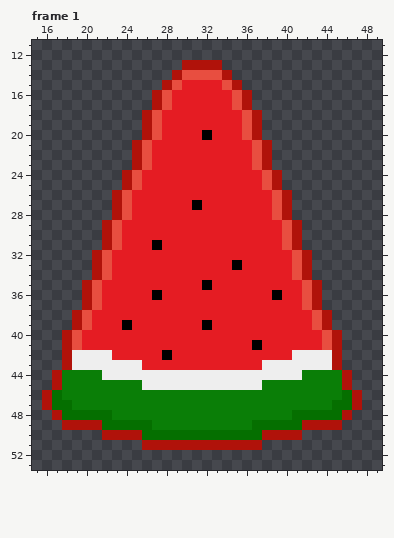
Pixel-art file: Assets/Arts/Enemies/Boss/FruitKing/WaterMelonPieceExplode.aseprite. Above, as it was before the edit.
64x64 pixels, 6 frames. Shown: frame 1: x 15..49, y 11..53. The commit also changed other frames, which this record leaves out.
The result:
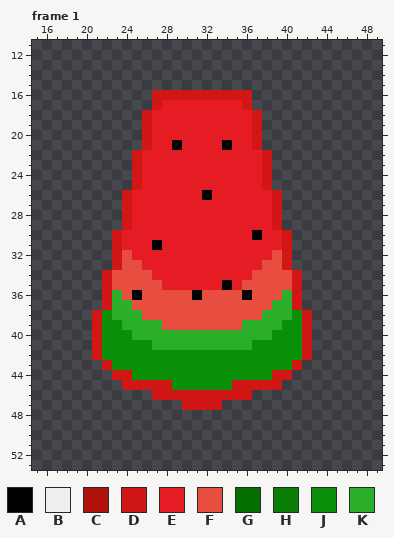
Palette (. is transparent): A #000000  B #eeeeee  C #b0120a  D #d01716  E #e51c23  F #e84e40  G #056f00  H #0a7e07  J #0a8f08  K #2baf2b
The exact change:
Changed rows in their new state; - is an unchanged pixel.
Frame 1:
first column x 16:
13 --------------....--------------
14 -------------......-------------
15 ------------........------------
16 -----------DDDDDDDDDD-----------
17 -----------DE------ED-----------
18 ----------DE--------ED----------
19 ----------DE--------ED----------
20 ----------DE----E---ED----------
21 ---------.D--A----A--D.---------
22 ---------DE----------ED---------
23 ---------DE----------ED---------
24 --------.D------------D.--------
25 --------.D------------D.--------
26 -------.D-------A------D.-------
27 -------.D------E-------D.-------
28 -------.D--------------D.-------
29 ------..D--------------D..------
30 ------.D-------------A--D.------
31 ------.D----------------D.------
32 -----..DF--------------FD..-----
33 -----..DFF---------E--FFD..-----
34 -----.DFFFF----------FFFFD.-----
35 ----..DFFFFF----E-A-FFFFFD..----
36 ----..DKFAFFFFFAFFFFAFFFKD..----
37 ----..DKKFFFFFFFFFFFFFFKKD..----
38 ---..DJKKKFFFFFFFFFFFFKKKJD..---
39 ---..DJJKKKKFFFFFFFFKKKKJJD..---
40 --...DJJJKKKKKKKKKKKKKKJJJD...--
41 --...DJJJJJKKKKKKKKKKJJJJJD...--
42 --...DJJJJJJJJJJJJJJJJJJJJD...--
43 --....DJJJJJJJJJJJJJJJJJJD....--
44 -......DDJJJJJJJJJJJJJJDD......-
45 -.......DDDDDJJJJJJDDDDD.......-
46 ...........DDDDDDDDDD...........
47 ..............DDDD..............
48 -..............................-
49 --............................--
50 ------....................------
51 ----------............----------
Boxes around the changes in both pictures, in picture pixels (x1, y1, x2, y2):
changed: (42, 60, 362, 450)
